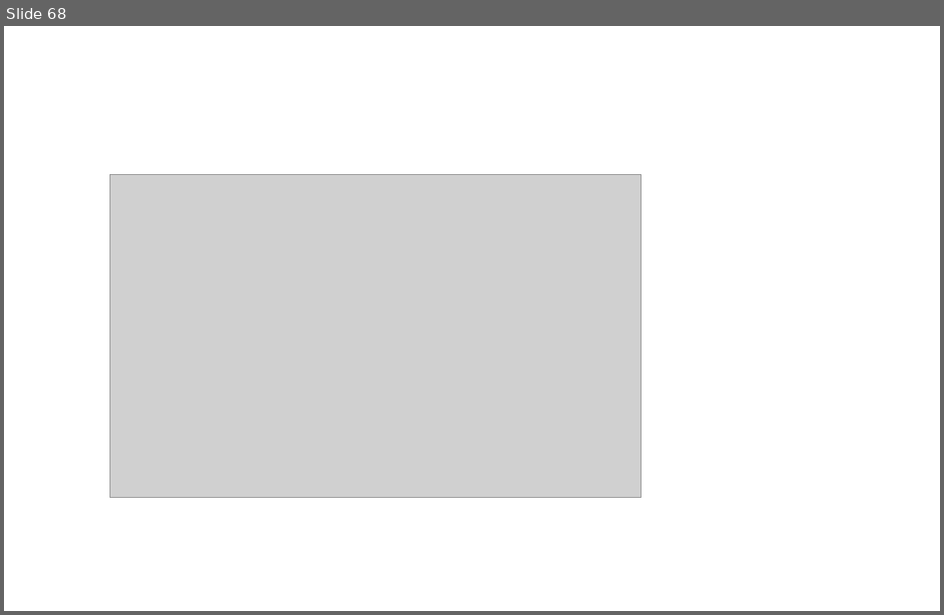
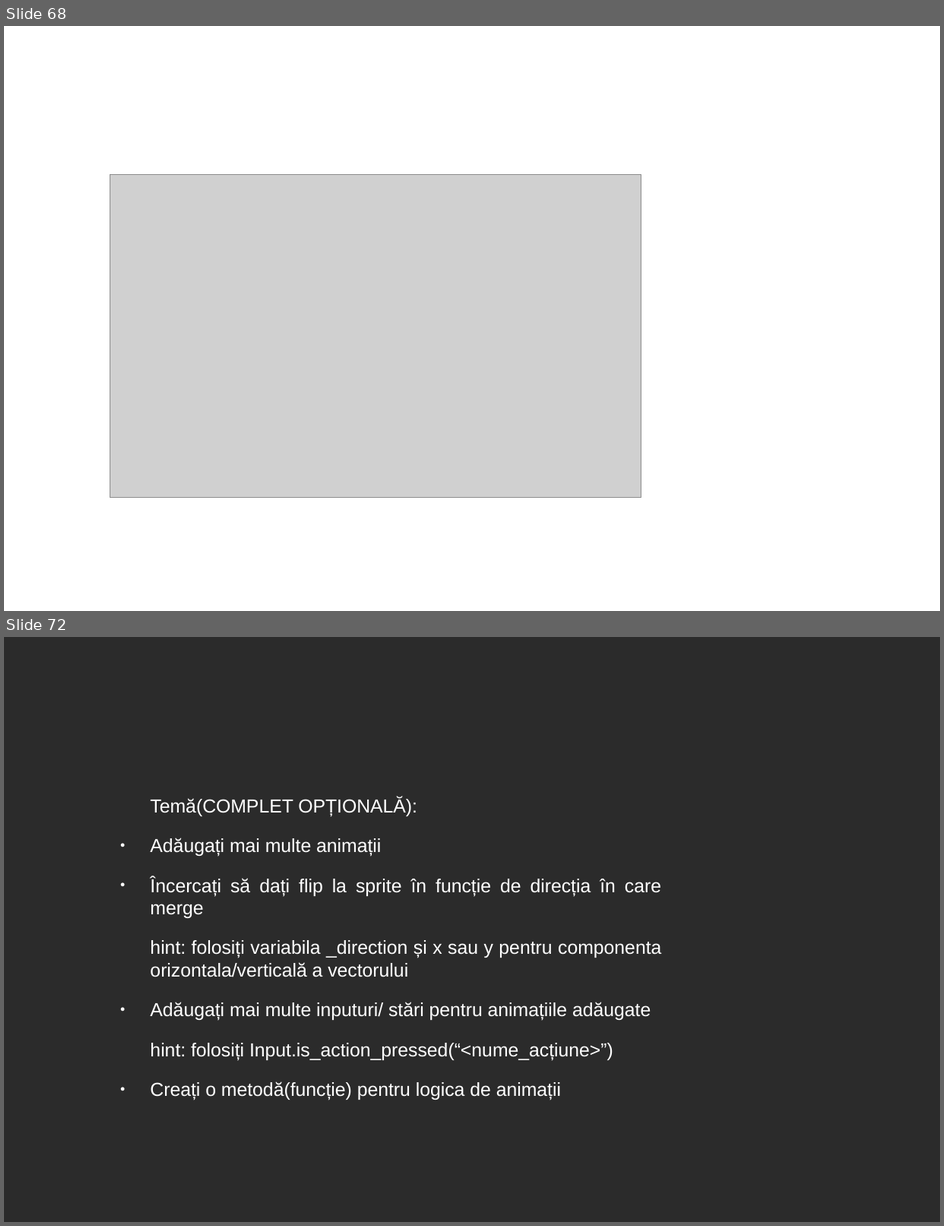
Before and after one commit to 0xspiderr/gdc-upt-presentations, a slide deck: presentation_1/1_introducere_in_godot.odp. Shown one above the other, each under a label of ours: slide 68 before the commit, slides 68 and 72 after it; the slides between them are not shown. The pictures are 944x615 and 944x1226 pixels, drawn with LibreOffice and Linux fonts; fonts in the diff are those of the drawing; grey boxes stand for pictures; background and template pictures are left out; a plain dark background stands for a picture behind light text. Boxes give left, top, right and bottom in pixels: in the first picture for what was removed or moved away, otherwise in the second. Text is boxed around its words. In the diff, an @@ line names an element or a change of style, - is before the commit and + after.

```diff
--- a/presentation_1/1_introducere_in_godot.odp
+++ b/presentation_1/1_introducere_in_godot.odp
@@ slide 72 added at [4,637,940,1222], background picture (left out) @@
@@ text added at [150,797,661,1101], 16 pt, text #FFFFFF @@
+Temă(COMPLET OPȚIONALĂ):
+● Adăugați mai multe animații
+● Încercați să dați flip la sprite în funcție de direcția în care merge
+hint: folosiți variabila _direction și x sau y pentru componenta orizontala/verticală a vectorului
+● Adăugați mai multe inputuri/ stări pentru animațiile adăugate
+hint: folosiți Input.is_action_pressed(“<nume_acțiune>”)
+● Creați o metodă(funcție) pentru logica de animații
```
Also in this commit, not shown: 1 slide changed, 3 other slides added, 1 other file.
